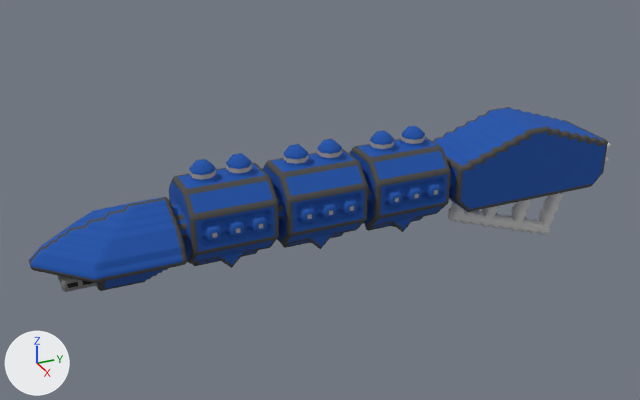
Renders of the OBJ model src/jsMain/resources/meshes/diadochi-4-charybdis-class.obj from each side of a commit.
Both versions are drawn from a 50 mm camera at (165.3, -81.2, 103.8) aimed at (-3.4, -5.3, 19.4). Lighting does not change. The marker at lower left points along +X, +Y and +Z. Where no turn or scale is listed for an object, it has been applied to the vertices.

The first picture shows 'diadochi-4-charybdis-class'.
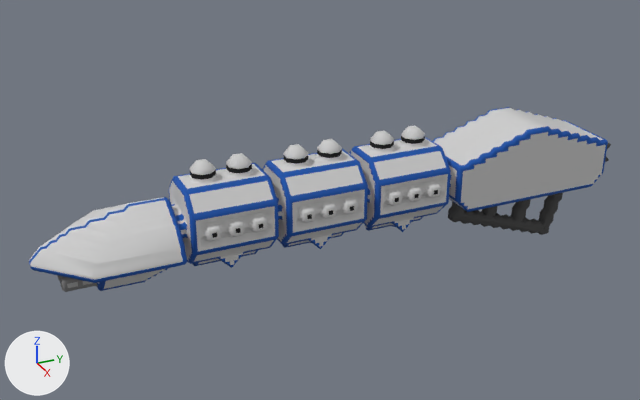
The change, as a diff of the scene's bpy script:
```diff
--- a/src/jsMain/resources/meshes/diadochi-4-charybdis-class.obj.py
+++ b/src/jsMain/resources/meshes/diadochi-4-charybdis-class.obj.py
@@ me_diadochi_4_charybdis_class @@
 # used by ob_diadochi_4_charybdis_class; location = (0.0, 0.0, 0.0)
-me_diadochi_4_charybdis_class.from_pydata(...)  # 18337 vertices, 36682 faces; spans x -11.5..11.5, y -70.0..70.0, z -0.1..34.9
+me_diadochi_4_charybdis_class.from_pydata(...)  # 3941 vertices, 7299 faces; spans x -11.5..11.5, y -70.0..70.0, z -0.1..34.9
+# me_diadochi_4_charybdis_class part 1: 14403 vertices removed from x -11.5..11.5, y -70.0..69.5, z -0.1..34.9; 7 vertices added at x -4.5..-3.5, y -41.0..-40.5, z 23.9..24.9
+# me_diadochi_4_charybdis_class part 2: 1634 kept faces spanning x -11.5..11.5, y -70.0..70.0, z -0.1..31.4 get new texture (UV) coordinates
 me_diadochi_4_charybdis_class.materials.append(mat_diadochi_4_charybdis_class)
```

Location of each change, [x1, y1, x2, y2] in pixels of the pictures (640 x 400 px):
part 1 of me_diadochi_4_charybdis_class, cut back (blue): before [29, 107, 611, 291]
part 2 of me_diadochi_4_charybdis_class, surface changed: [30, 141, 611, 288] in both
